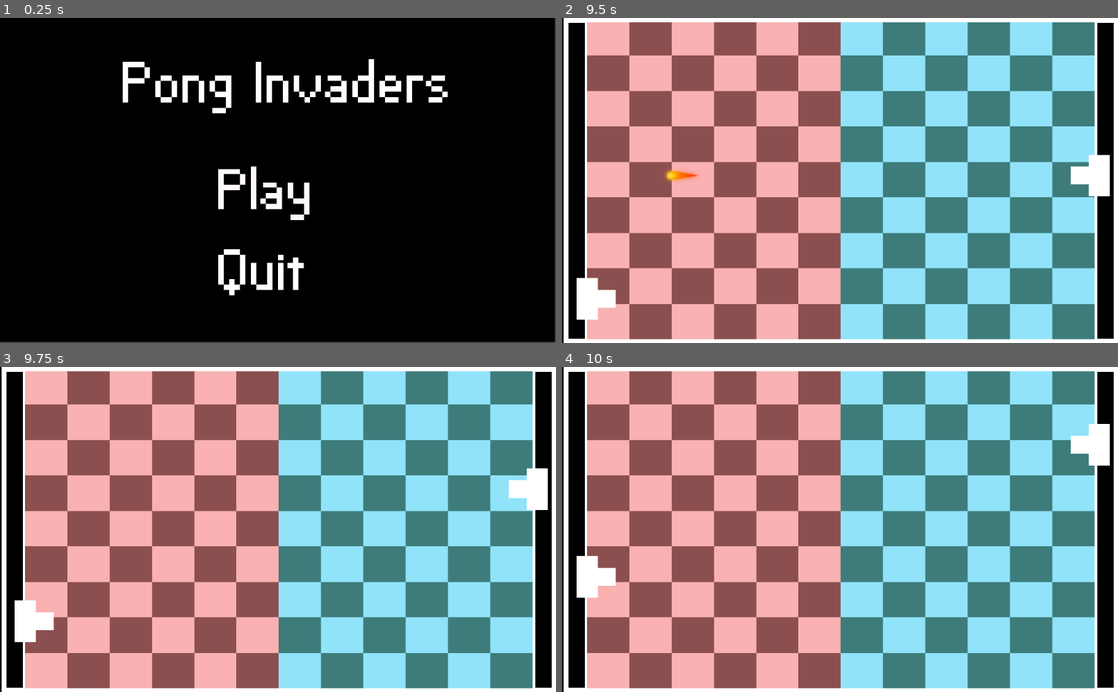
Above: before the commit, frames 1-4 (two rows, left to right).
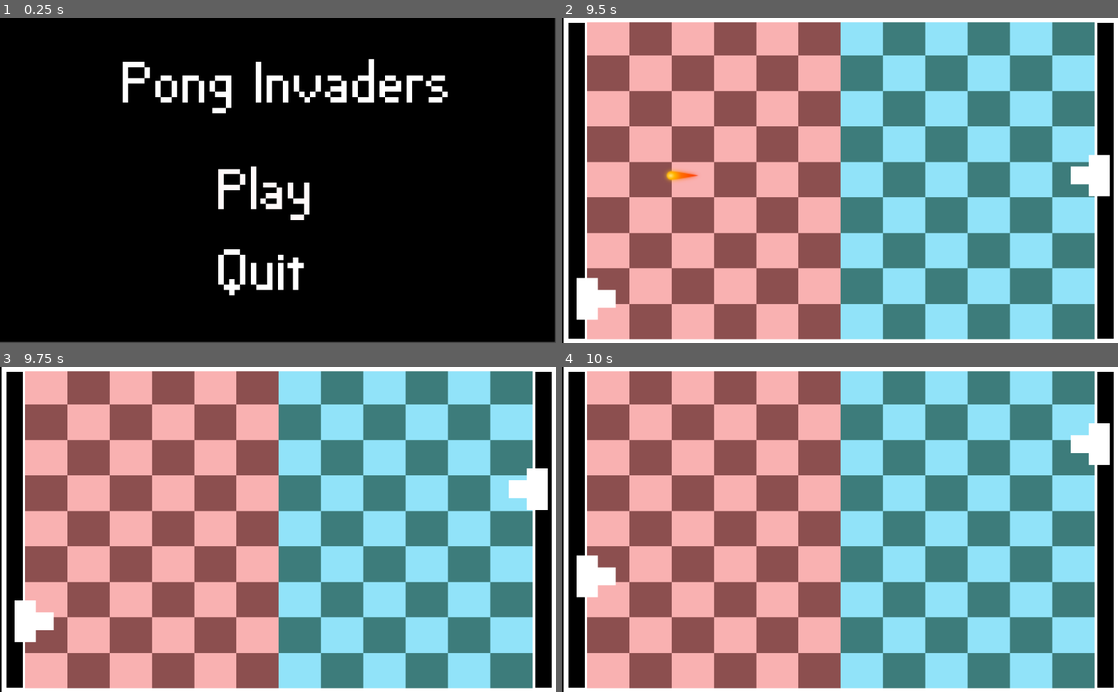
Above: after the commit, the same moments.

Repository: Raelr/dd-pong-invaders
Game: Godot game, scene res://scenes/Main.tscn
Two runs of this game, one before a commit and one after it. Both use one fixed random seed, a clock stepped at 60 frames per second and the inputs below.
Inputs (mouse positions are in pixels of both pictures, inside the frame that each line leads up to):
- Up to frame 1 (0.25 s): no input
- Up to frame 2 (9.5 s): tap Enter at 0.5 s; move the mouse to (828, 193) at 0.52 s; hold W 0.53-1.28 s; click (828, 193) at 0.6 s; move the mouse to (728, 196) at 1.27 s; hold S 1.28-2.03 s; tap E at 1.35 s; move the mouse to (895, 109) at 2.02 s; hold O 2.03-2.78 s; hold W 2.03-3.53 s; move the mouse to (812, 245) at 2.77 s; tap F at 2.85 s; click (812, 245) at 2.92 s; move the mouse to (1006, 229) at 3.52 s; hold H 3.53-4.28 s; hold S 3.53-5.78 s; move the mouse to (673, 131) at 4.27 s; tap I at 4.35 s; move the mouse to (867, 180) at 5.02 s; hold K 5.03-5.78 s; click (867, 180) at 5.17 s; move the mouse to (756, 99) at 5.77 s; hold W 5.78-8.03 s; click (756, 99) at 5.85 s; move the mouse to (962, 164) at 6.52 s; hold E 6.53-7.28 s; move the mouse to (728, 196) at 7.27 s; tap O at 7.35 s; click (728, 196) at 7.42 s; tap Space at 8 s; move the mouse to (895, 109) at 8.02 s; hold F 8.03-8.78 s; hold S from 8.03 s (still down); move the mouse to (812, 245) at 8.77 s; tap H at 8.85 s
- Up to frame 3 (9.75 s): move the mouse to (444, 578) at 9.52 s; release S at 9.53 s; hold W from 9.53 s (still down); hold I from 9.53 s (still down); click (444, 578) at 9.67 s
- Up to frame 4 (10 s): keep holding W; keep holding I

Frames 1-3 are identical in both runs. In frame 4, less than 0.1% of the frame differs, in the area x 2-99%, y 17-72%.

Commit message:
Added time multiplier for bullets and player movement - speeds up every 10 seconds at the moment

Diff:
--- a/scenes/Main.tscn
+++ b/scenes/Main.tscn
@@ -8,6 +8,7 @@
 
 [node name="Main" type="Node2D"]
 script = ExtResource( 5 )
+change_interval = 10.0
 
 [node name="ColorRect" type="ColorRect" parent="."]
 margin_right = 1022.0
@@ -32,13 +33,14 @@
 visible = false
 position = Vector2( 238.875, 484.948 )
 is_player_one = true
-update = true
+playerMovementSpeed = 0.0
 
 [node name="PlayerTwo" parent="." instance=ExtResource( 2 )]
 visible = false
 position = Vector2( 799.479, 109.948 )
 texture = ExtResource( 3 )
 update = true
+playerMovementSpeed = 0.0
 
 [node name="Camera2D" type="Camera2D" parent="."]
 visible = false
--- a/scripts/GameManager.gd
+++ b/scripts/GameManager.gd
@@ -1,10 +1,20 @@
 extends Node2D
 
 onready var paused : bool = false
+onready var elapsed_time : float = 0.0;
+export (float) var change_interval
 
 func _ready():
 	$MainMenu.connect("on_start", self, "start")
 	set_paused_state(true)
+
+func _process(delta):
+	if not paused:
+		elapsed_time += delta
+		if elapsed_time >= change_interval:
+			elapsed_time = 0
+			$PlayerOne.increase_speed()
+			$PlayerTwo.increase_speed()
 
 func start() -> void:
 	$Arena.visible = true
--- a/scripts/Player.gd
+++ b/scripts/Player.gd
@@ -9,6 +9,7 @@
 export (Array) var playerTextures
 export (float) var playerMovementSpeed
 
+var bullet_time_multiplier = 0
 var y_upper_boundary = 483.57
 var y_lower_boundary = 111.373
 var timer = 0
@@ -26,10 +27,8 @@
 
 func _process(delta):
 
-
 	if not is_paused:
 		control_player(delta)
-		increase_speed()
 
 	if update:
 		if Engine.editor_hint:
@@ -54,6 +53,8 @@
 
 func shootBullet(angle, player):
 	var bullet = Bullet.instance()
+
+	bullet.speed += bullet_time_multiplier
 
 	bullet.start(global_position, angle, player)
 
@@ -82,11 +83,8 @@
 
 #Speed increased by every minute
 func increase_speed():
-	timer += 1
-	if (timer / 60000 == 1):
-		playerMovementSpeed += 50
-		timer = 0
-
+	playerMovementSpeed += 50
+	bullet_time_multiplier += 50
 
 func recoilTimer(time, callback):
 
